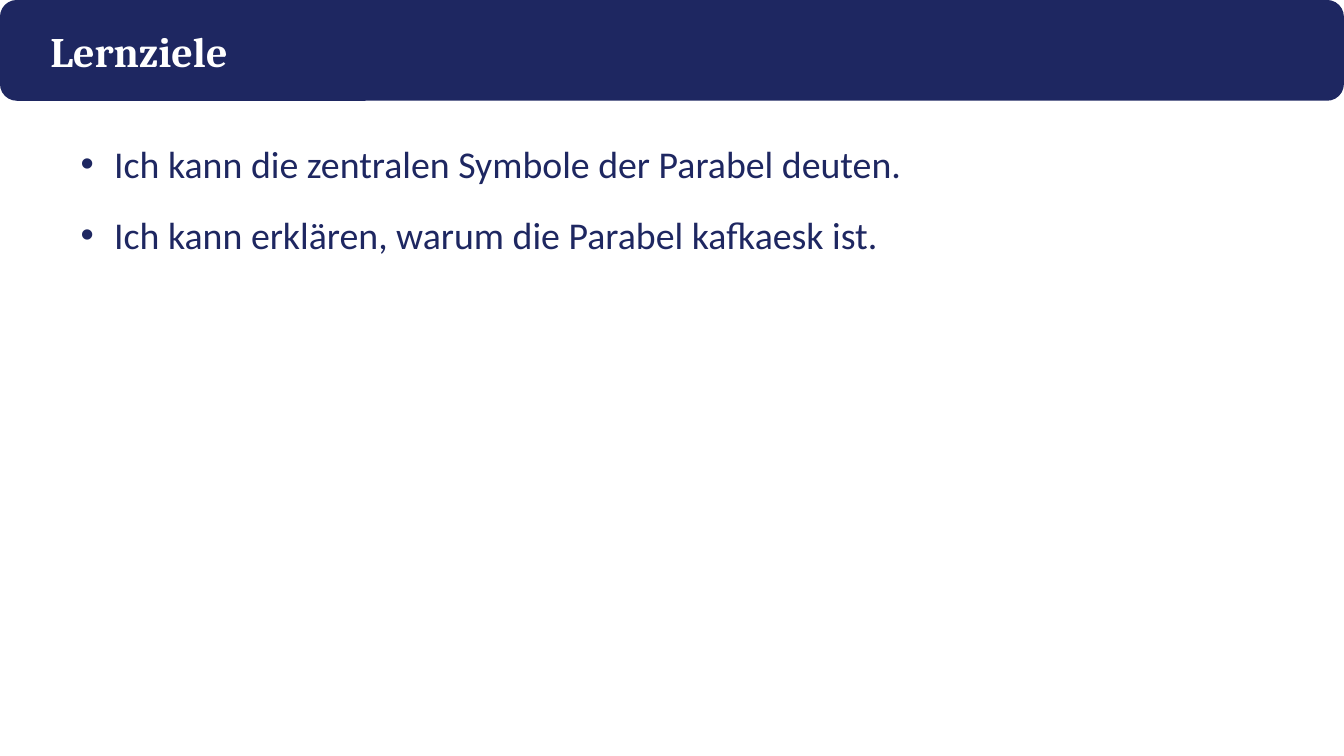
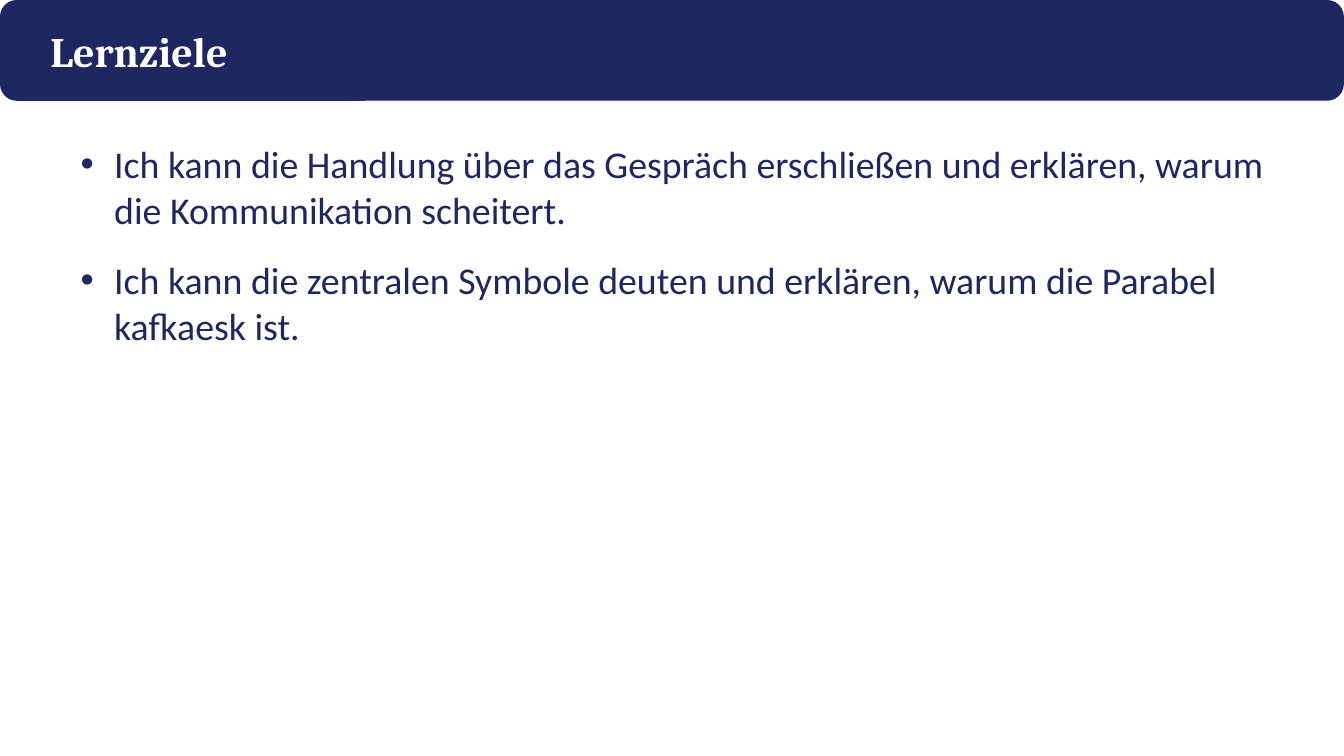
Before and after one commit to golzkonstantin-gif/Schule, a slide deck: slide 3 of Deutsch_11/Kafka_Vor_dem_Gesetz/Praesentation_Vor_dem_Gesetz.pptx. Drawn at 1344x756 pixels with LibreOffice and Linux fonts; fonts in the diff are those of the drawing. Boxes give left, top, right and bottom in pixels: in the first picture for what was removed or moved away, otherwise in the second. Text is boxed around its words. In the diff, an @@ line names an element or a change of style, - is before the commit and + after.

```diff
--- a/Deutsch_11/Kafka_Vor_dem_Gesetz/Praesentation_Vor_dem_Gesetz.pptx
+++ b/Deutsch_11/Kafka_Vor_dem_Gesetz/Praesentation_Vor_dem_Gesetz.pptx
@@ text at bbox=[114, 151, 1263, 341]: text changed @@
-• Ich kann die zentralen Symbole der Parabel deuten.
-• Ich kann erklären, warum die Parabel kafkaesk ist.
+• Ich kann die Handlung über das Gespräch erschließen und erklären, warum die Kommunikation scheitert.
+• Ich kann die zentralen Symbole deuten und erklären, warum die Parabel kafkaesk ist.
```
Also in this commit, not shown: 3 other slides changed, 5 slides added, 2 slides removed, 10 other files.
